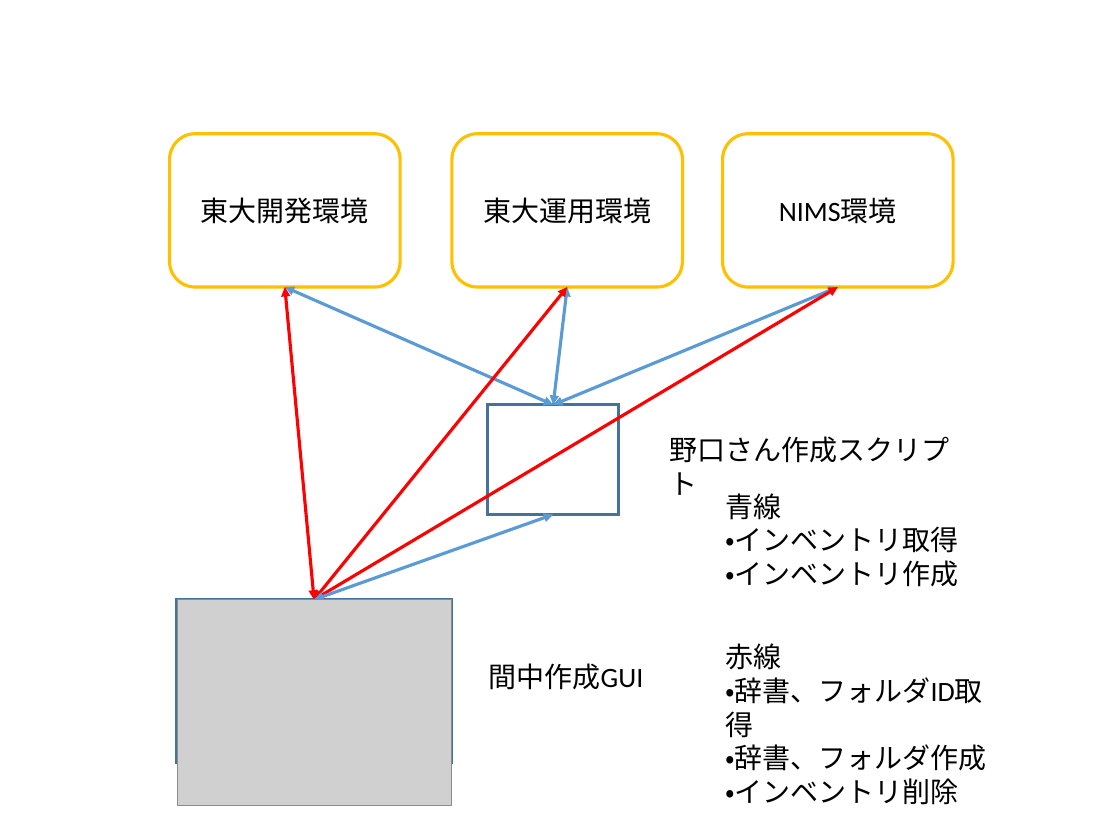
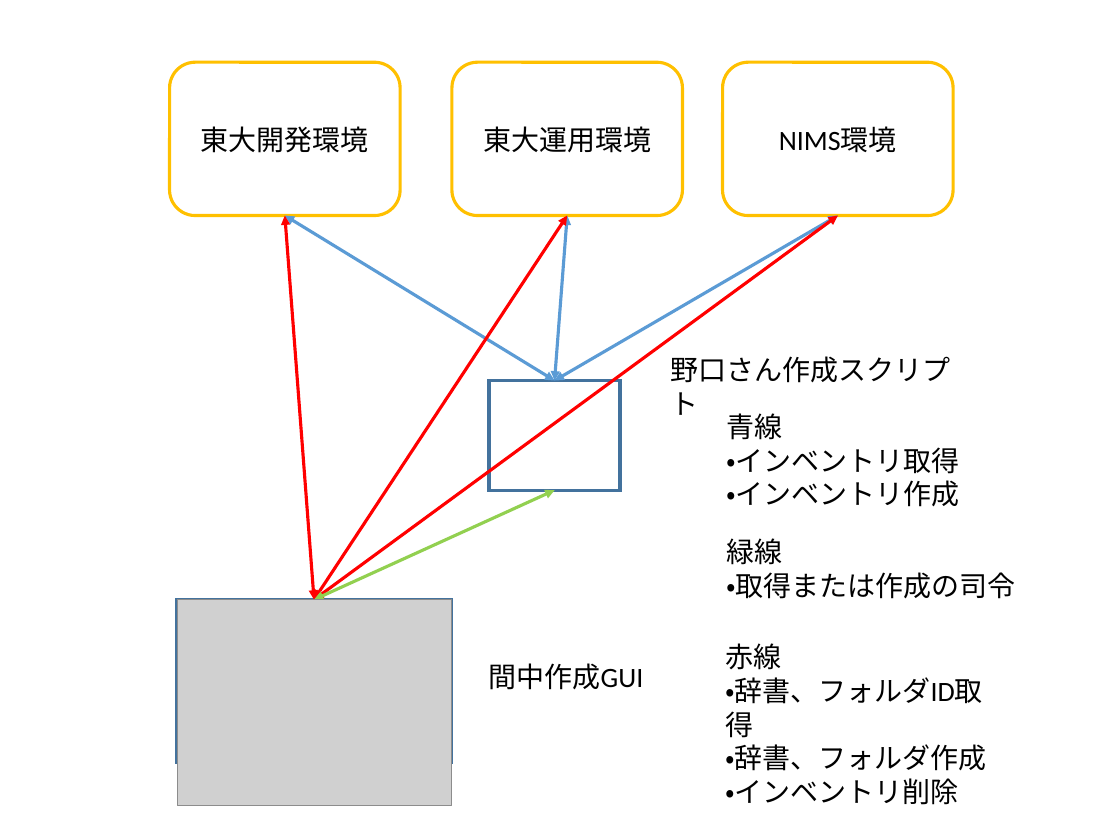
Before and after one commit to materialsintegration/misrc_inventory_oprator, a slide deck: slide 4 of インベントリ操作用プログラム.pptx. Drawn at 1120x840 pixels with LibreOffice and Linux fonts; fonts in the diff are those of the drawing; grey boxes stand for pictures. Boxes give left, top, right and bottom in pixels: in the first picture for what was removed or moved away, otherwise in the second. Text is boxed around its words. In the diff, an @@ line names an element or a change of style, - is before the commit and + after.

```diff
--- a/インベントリ操作用プログラム.pptx
+++ b/インベントリ操作用プログラム.pptx
@@ 3 rounded rectangles: place and size @@
-3 rounded rectangles at [169, 133, 953, 287]
+3 rounded rectangles at [169, 63, 953, 216]
@@ double arrow moved from (314, 599) - (284, 287) to (314, 599) - (284, 215) @@
@@ double arrow moved from (284, 287) - (553, 404) to (284, 215) - (554, 381) @@
@@ double arrow moved from (314, 599) - (838, 287) to (314, 599) - (838, 215) @@
@@ double arrow moved from (567, 287) - (314, 599) to (567, 215) - (314, 599) @@
@@ double arrow moved from (838, 287) - (553, 404) to (838, 215) - (554, 381) @@
@@ double arrow moved from (567, 287) - (553, 404) to (567, 215) - (554, 381) @@
@@ text "野口さん作成スクリプト": place and size @@
-text "野口さん作成スクリプト" at [669, 436, 949, 463]
+text "野口さん作成スクリプト" at [670, 356, 950, 383]
@@ rectangle: place and size @@
-rectangle at [487, 404, 618, 514]
+rectangle at [489, 381, 620, 491]
@@ text "青線": place and size @@
-text "青線" at [725, 493, 958, 587]
+text "青線" at [726, 413, 959, 507]
@@ double arrow moved from (553, 514) - (314, 599) to (554, 491) - (314, 599) @@
@@ double arrow (554, 491) - (314, 599): stroke #5B9BD5 2 pt to #92D050 2 pt @@
@@ text added at [726, 538, 1015, 599], 18 pt, text #000000 @@
+緑線
+・取得または作成の司令
```
Also in this commit, not shown: 2 other files.
